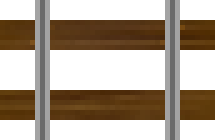
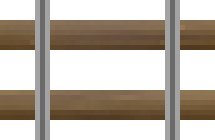
The second 215 x 140 image is a revision of the first. Changes to its layers:
added layer "Layer 2" above "Layer 1" over [0,20,215,120]
